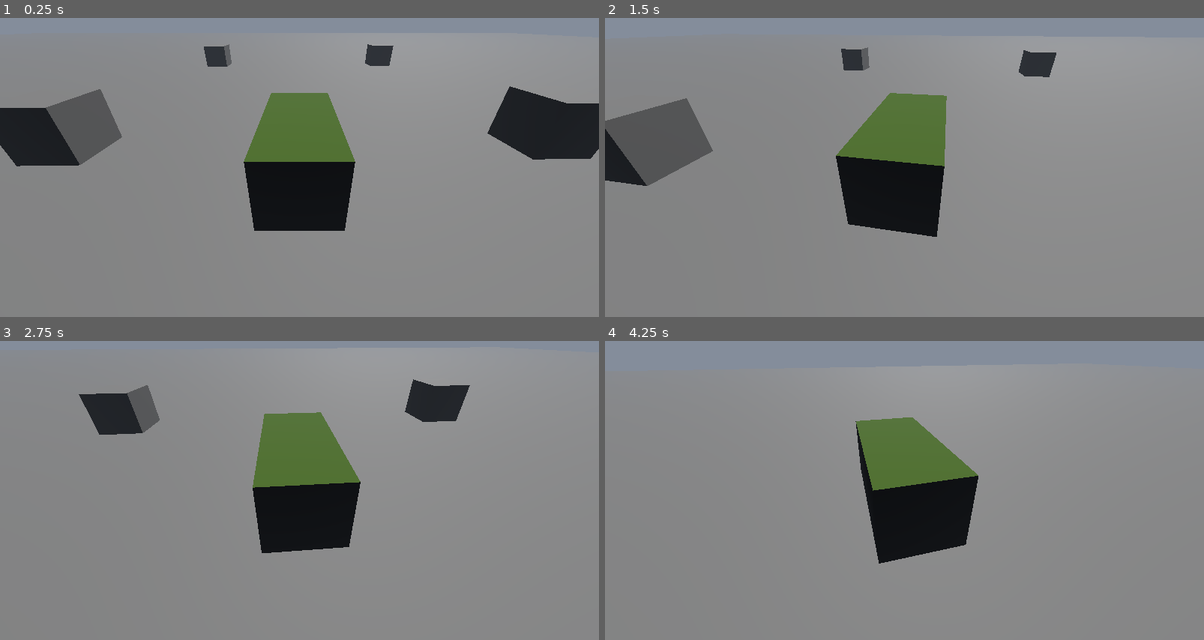
Above: before the commit, frames 1-4 (two rows, left to right).
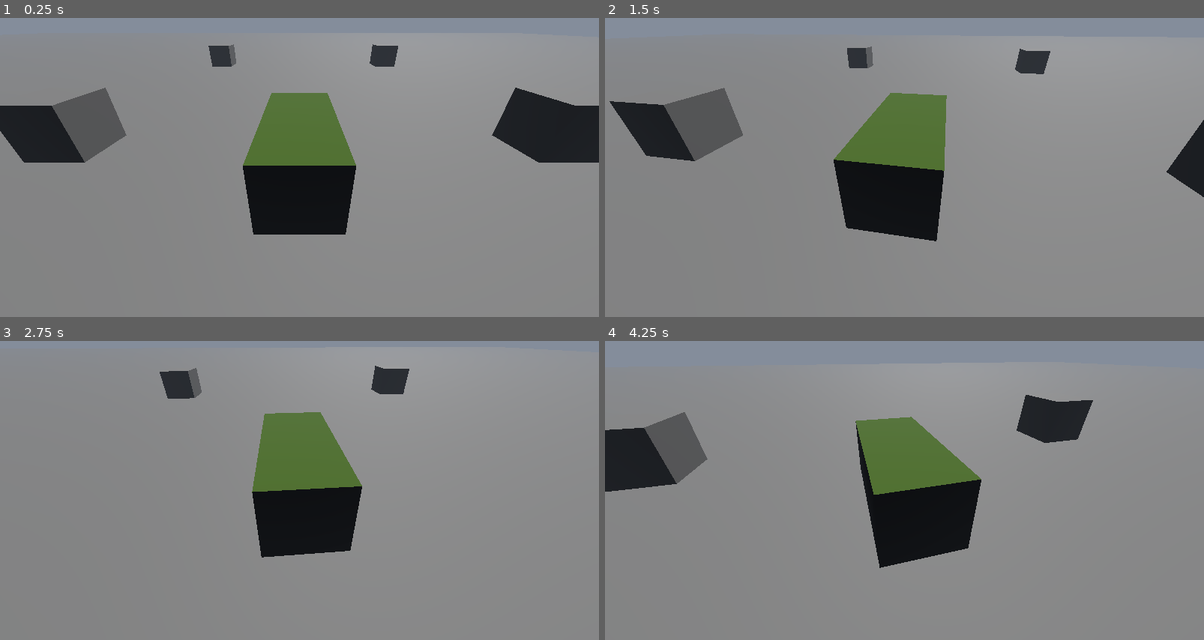
Above: after the commit, the same moments.

Repository: SzymonM06/TechQuest2026_ZSTStrzyzow
Game: Godot game, scene res://level.tscn
Same seed, same stepped clock (60 frames per second), same inputs: the game is played once before the commit and once after it.
Inputs (mouse positions are in pixels of both pictures, inside the frame that each line leads up to):
- Up to frame 1 (0.25 s): no input
- Up to frame 2 (1.5 s): move the mouse to (934, 146) at 0.52 s; hold W (forward) from 0.53 s (still down); move the mouse to (874, 149) at 1.27 s
- Up to frame 3 (2.75 s): keep holding W (forward); move the mouse to (311, 466) at 2.02 s
- Up to frame 4 (4.25 s): keep holding W (forward); move the mouse to (898, 478) at 2.77 s; move the mouse to (946, 475) at 3.52 s

The runs differ from the first frame. In frame 1, 1.9% of the frame differs, in the area x 0-100%, y 8-73%; in frame 2, 6.1%, in the area x 0-100%, y 9-75%; in frame 3, 4.3%; in frame 4, 5.3%.

Commit message:
zepsulem czolg

Diff:
--- a/level.tscn
+++ b/level.tscn
@@ -1,6 +1,7 @@
 [gd_scene format=3 uid="uid://dvee0merabe2p"]
 
 [ext_resource type="PackedScene" uid="uid://doucyc7yewk46" path="res://player.tscn" id="1_u52ul"]
+[ext_resource type="PackedScene" uid="uid://dpy71wg55r0hx" path="res://assets/hanger.glb" id="2_vonw3"]
 
 [sub_resource type="Sky" id="Sky_u52ul"]
 
@@ -53,3 +54,6 @@
 [node name="Obstacle7" type="CSGBox3D" parent="." unique_id=1275760546]
 transform = Transform3D(1, 0, 0, 0, 1, 0, 0, 0, 1, -8.445857, 0.49342155, -7.885166)
 use_collision = true
+
+[node name="hanger" parent="." unique_id=849735318 instance=ExtResource("2_vonw3")]
+transform = Transform3D(1, 0, 0, 0, 1, 0, 0, 0, 1, -17.505554, 6.3499417, -1.7913494)
--- a/player.gd
+++ b/player.gd
@@ -1,12 +1,10 @@
 extends VehicleBody3D
 
-const ENGINE_POWER = 8096.0
+const ENGINE_POWER = 10000.0
 @onready var left_wheels = [$VehicleWheel3D,$VehicleWheel3D2,
-$VehicleWheel3D3,$VehicleWheel3D4,$VehicleWheel3D5,
-$VehicleWheel3D11,$VehicleWheel3D12]
+$VehicleWheel3D3,$VehicleWheel3D4,$VehicleWheel3D5, $VehicleWheel3D11]
 @onready var right_wheels = [$VehicleWheel3D6,$VehicleWheel3D7,
-$VehicleWheel3D8,$VehicleWheel3D9,$VehicleWheel3D10,
-$VehicleWheel3D13,$VehicleWheel3D14]
+$VehicleWheel3D8,$VehicleWheel3D9,$VehicleWheel3D10, $VehicleWheel3D12]
 # Called when the node enters the scene tree for the first time.
 func _ready() -> void:
 	pass # Replace with function body.
@@ -16,12 +14,11 @@
 func _process(delta: float) -> void:
 	var steer = Input.get_axis("right","left")
 	var move_dir = Input.get_axis("backward","forward")
-	var engine_power = 20.0
 	if steer != 0 and move_dir != 0:
 		for wheel in left_wheels:
-			wheel.engine_force = ENGINE_POWER * (move_dir-steer*1.6) * 2
+			wheel.engine_force = ENGINE_POWER * (move_dir-steer) * 2
 		for wheel in right_wheels:
-			wheel.engine_force = ENGINE_POWER * (move_dir+steer*1.6) * 2
+			wheel.engine_force = ENGINE_POWER * (move_dir+steer) * 2
 	elif steer != 0:
 		for wheel in left_wheels:
 			wheel.engine_force = ENGINE_POWER * -steer * 2
@@ -29,6 +26,6 @@
 			wheel.engine_force = ENGINE_POWER * steer * 2
 	else:
 		for wheel in left_wheels:
-			wheel.engine_force = ENGINE_POWER * move_dir
+			wheel.engine_force = ENGINE_POWER * move_dir * 2
 		for wheel in right_wheels:
-			wheel.engine_force = ENGINE_POWER * move_dir
+			wheel.engine_force = ENGINE_POWER * move_dir * 2
--- a/player.tscn
+++ b/player.tscn
@@ -4,7 +4,6 @@
 [ext_resource type="Script" uid="uid://dy0sd7tidom32" path="res://player.gd" id="1_onrkg"]
 
 [sub_resource type="PhysicsMaterial" id="PhysicsMaterial_onrkg"]
-friction = 0.0
 
 [sub_resource type="StandardMaterial3D" id="StandardMaterial3D_4flbx"]
 vertex_color_use_as_albedo = true
@@ -14,7 +13,7 @@
 material = SubResource("StandardMaterial3D_4flbx")
 
 [sub_resource type="BoxShape3D" id="BoxShape3D_4flbx"]
-size = Vector3(1, 0.9, 2.1)
+size = Vector3(1, 0.9, 2.3)
 
 [node name="Player" type="VehicleBody3D" unique_id=18152314]
 mass = 28000.0
@@ -22,7 +21,7 @@
 script = ExtResource("1_onrkg")
 
 [node name="MeshInstance3D" type="MeshInstance3D" parent="." unique_id=529192826]
-transform = Transform3D(1, 0, 0, 0, 0.92, 0, 0, 0, 2.195, 0, 0, 0)
+transform = Transform3D(1, 0, 0, 0, 0.9, 0, 0, 0, 2.3, 0, 0, 0)
 mesh = SubResource("BoxMesh_sh265")
 
 [node name="RayCast3D" type="RayCast3D" parent="." unique_id=988494428]
@@ -39,61 +38,65 @@
 current = true
 
 [node name="CollisionShape3D" type="CollisionShape3D" parent="." unique_id=817413286]
-transform = Transform3D(1, 0, 0, 0, 1, 0, 0, 0, 1, 0, 0, -0.0014648438)
+transform = Transform3D(1, 0, 0, 0, 1, 0, 0, 0, 1, 0, 0, -0.0043786764)
 shape = SubResource("BoxShape3D_4flbx")
 
 [node name="VehicleWheel3D" type="VehicleWheel3D" parent="." unique_id=937428144]
-transform = Transform3D(1, 0, 0, 0, 1, 0, 0, 0, 1, 0.55, -0.357, 0.86)
-wheel_radius = 0.195
+transform = Transform3D(1, 0, 0, 0, 1, 0, 0, 0, 1, 0.55, -0.4274208, 1.0818284)
+wheel_radius = 0.2
+suspension_stiffness = 20.0
 
-[node name="VehicleWheel3D11" type="VehicleWheel3D" parent="." unique_id=1649553236]
-transform = Transform3D(1, 0, 0, 0, 1, 0.00010471976, 0, -0.00010471976, 1, 0.55, -0.314, 1.3)
-wheel_radius = 0.195
+[node name="VehicleWheel3D11" type="VehicleWheel3D" parent="." unique_id=471893849]
+transform = Transform3D(1, 0, 0, 0, 1, 0, 0, 0, 1, 0.55, -0.427, -1.0781716)
+wheel_radius = 0.2
+suspension_stiffness = 20.0
 
-[node name="VehicleWheel3D12" type="VehicleWheel3D" parent="." unique_id=1486177175]
-transform = Transform3D(1, 0, 0, 0, 1, 0.00010471976, 0, -0.00010471976, 1, 0.55, -0.314, -1.34)
-wheel_radius = 0.195
-
-[node name="VehicleWheel3D13" type="VehicleWheel3D" parent="." unique_id=1522458254]
-transform = Transform3D(1, 0, 0, 0, 1, 0.00010471976, 0, -0.00010471976, 1, -0.55, -0.314, 1.3)
-wheel_radius = 0.195
-
-[node name="VehicleWheel3D14" type="VehicleWheel3D" parent="." unique_id=1191339034]
-transform = Transform3D(1, 0, 0, 0, 1, 0.00010471976, 0, -0.00010471976, 1, -0.66223687, -0.314, -1.34)
-wheel_radius = 0.195
+[node name="VehicleWheel3D12" type="VehicleWheel3D" parent="." unique_id=1711049450]
+transform = Transform3D(1, 0, 0, 0, 1, 0, 0, 0, 1, -0.55, -0.427, -1.0781716)
+wheel_radius = 0.2
+suspension_stiffness = 20.0
 
 [node name="VehicleWheel3D2" type="VehicleWheel3D" parent="." unique_id=1452761539]
-transform = Transform3D(1, 0, 0, 0, 1, 0, 0, 0, 1, 0.55, -0.357, 0.43)
-wheel_radius = 0.195
+transform = Transform3D(1, 0, 0, 0, 1, 0, 0, 0, 1, 0.55, -0.4274208, 0.6518284)
+wheel_radius = 0.2
+suspension_stiffness = 20.0
 
 [node name="VehicleWheel3D3" type="VehicleWheel3D" parent="." unique_id=571460699]
-transform = Transform3D(1, 0, 0, 0, 1, 0, 0, 0, 1, 0.55, -0.357, 0)
-wheel_radius = 0.195
+transform = Transform3D(1, 0, 0, 0, 1, 0, 0, 0, 1, 0.55, -0.4274208, 0.22182837)
+wheel_radius = 0.2
+suspension_stiffness = 20.0
 
 [node name="VehicleWheel3D4" type="VehicleWheel3D" parent="." unique_id=1838912157]
-transform = Transform3D(1, 0, 0, 0, 1, 0, 0, 0, 1, 0.55, -0.357, -0.43)
-wheel_radius = 0.195
+transform = Transform3D(1, 0, 0, 0, 1, 0, 0, 0, 1, 0.55, -0.4274208, -0.20817164)
+wheel_radius = 0.2
+suspension_stiffness = 20.0
 
 [node name="VehicleWheel3D5" type="VehicleWheel3D" parent="." unique_id=1815864003]
-transform = Transform3D(1, 0, 0, 0, 1, 0, 0, 0, 1, 0.55, -0.357, -0.86)
-wheel_radius = 0.195
+transform = Transform3D(1, 0, 0, 0, 1, 0, 0, 0, 1, 0.55, -0.4274208, -0.6381717)
+wheel_radius = 0.2
+suspension_stiffness = 20.0
 
 [node name="VehicleWheel3D6" type="VehicleWheel3D" parent="." unique_id=2132079545]
-transform = Transform3D(1, 0, 0, 0, 1, 0, 0, 0, 1, -0.551, -0.357, 0.86)
-wheel_radius = 0.195
+transform = Transform3D(1, 0, 0, 0, 1, 0, 0, 0, 1, -0.551, -0.4274208, 1.0818284)
+wheel_radius = 0.2
+suspension_stiffness = 20.0
 
 [node name="VehicleWheel3D7" type="VehicleWheel3D" parent="." unique_id=1506995713]
-transform = Transform3D(1, 0, 0, 0, 1, 0, 0, 0, 1, -0.551, -0.357, 0.43)
-wheel_radius = 0.195
+transform = Transform3D(1, 0, 0, 0, 1, 0, 0, 0, 1, -0.551, -0.4274208, 0.6518284)
+wheel_radius = 0.2
+suspension_stiffness = 20.0
 
 [node name="VehicleWheel3D8" type="VehicleWheel3D" parent="." unique_id=2027719425]
-transform = Transform3D(1, 0, 0, 0, 1, 0, 0, 0, 1, -0.5507979, -0.357, 0)
-wheel_radius = 0.195
+transform = Transform3D(1, 0, 0, 0, 1, 0, 0, 0, 1, -0.5507979, -0.4274208, 0.22182837)
+wheel_radius = 0.2
+suspension_stiffness = 20.0
 
 [node name="VehicleWheel3D9" type="VehicleWheel3D" parent="." unique_id=188537106]
-transform = Transform3D(1, 0, 0, 0, 1, 0, 0, 0, 1, -0.551, -0.357, -0.43)
-wheel_radius = 0.195
+transform = Transform3D(1, 0, 0, 0, 1, 0, 0, 0, 1, -0.551, -0.4274208, -0.20817164)
+wheel_radius = 0.2
+suspension_stiffness = 20.0
 
 [node name="VehicleWheel3D10" type="VehicleWheel3D" parent="." unique_id=1114193598]
-transform = Transform3D(1, 0, 0, 0, 1, 0, 0, 0, 1, -0.551, -0.357, -0.86)
-wheel_radius = 0.195
+transform = Transform3D(1, 0, 0, 0, 1, 0, 0, 0, 1, -0.551, -0.4274208, -0.6381717)
+wheel_radius = 0.2
+suspension_stiffness = 20.0
--- a/spring_arm_3d.gd
+++ b/spring_arm_3d.gd
@@ -6,12 +6,6 @@
 # Called when the node enters the scene tree for the first time.
 func _ready() -> void:
 	Input.set_mouse_mode(Input.MOUSE_MODE_CAPTURED)
-
-
-
-# Called every frame. 'delta' is the elapsed time since the previous frame.
-func _process(delta: float) -> void:
-	pass
 
 func _unhandled_input(event: InputEvent) -> void:
 	if Input.is_action_just_pressed("ui_cancel"):
Binary file added: assets/hanger.glb
Not shown, added: assets/hanger.glb.import
Binary file added: assets/hanger_Brick_Colored_Blue.jpg
Not shown, added: assets/hanger_Brick_Colored_Blue.jpg.import
Binary file added: assets/hanger_Cladding_Siding_White.jpg
Not shown, added: assets/hanger_Cladding_Siding_White.jpg.import
Binary file added: assets/hanger_Concrete_Aggregate_Smoke.jpg
Not shown, added: assets/hanger_Concrete_Aggregate_Smoke.jpg.import
Binary file added: assets/hanger_Concrete_Block_Retaining_Gray.jpg
Not shown, added: assets/hanger_Concrete_Block_Retaining_Gray.jpg.import
Binary file added: assets/hanger_Concrete_Stamped_Ashlar.jpg
Not shown, added: assets/hanger_Concrete_Stamped_Ashlar.jpg.import
(and 8 more such lines)
